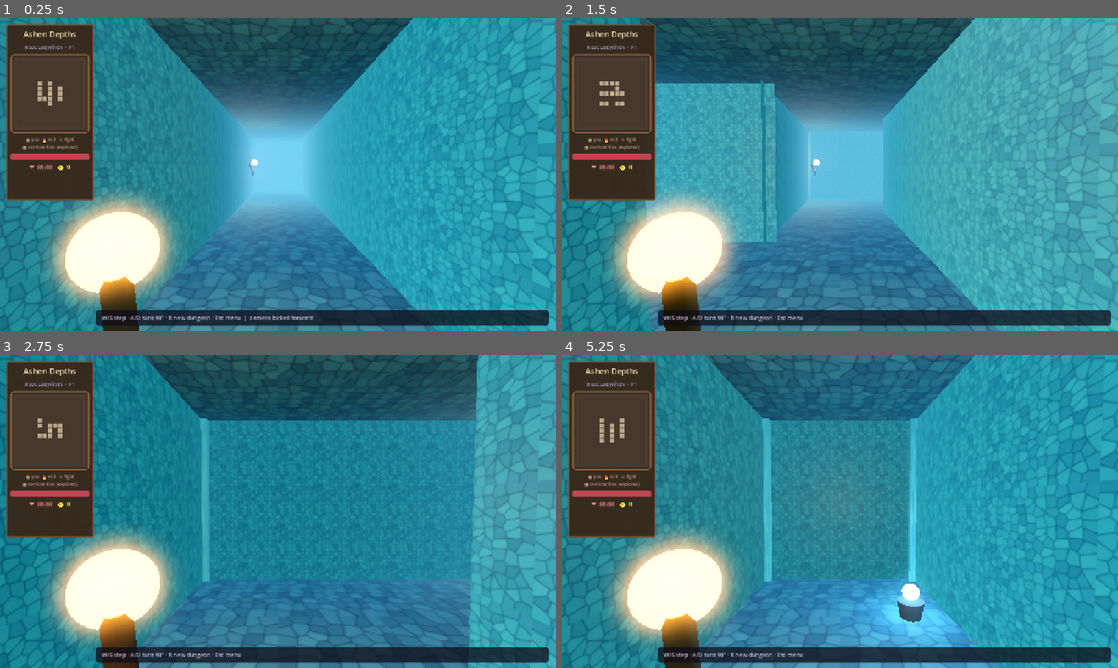
Above: before the commit, frames 1-4 (two rows, left to right).
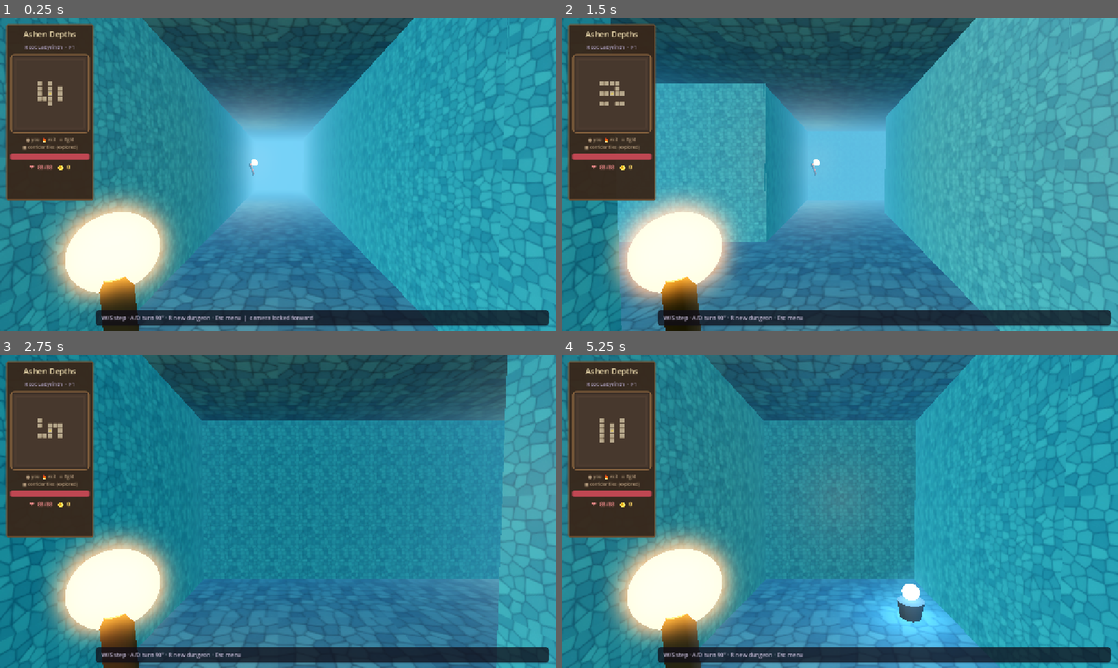
Above: after the commit, the same moments.

Repository: maikalpandas-lgtm/ashen-depths
Game: Godot game, scene res://scenes/main.tscn
Two runs of this game, one before a commit and one after it. Both use one fixed random seed, a clock stepped at 60 frames per second and the inputs below.
Inputs:
- Up to frame 1 (0.25 s): no input
- Up to frame 2 (1.5 s): tap Enter at 0.5 s; hold R (regenerate_dungeon) 0.53-1.28 s; hold W (move_forward) from 0.53 s (still down); tap Space at 1.25 s; tap R (regenerate_dungeon) at 1.35 s
- Up to frame 3 (2.75 s): keep holding W (move_forward); tap Enter at 2 s; hold R (regenerate_dungeon) from 2.03 s (still down)
- Up to frame 4 (5.25 s): keep holding W (move_forward); tap Space at 2.75, 4.25 s; release R (regenerate_dungeon) at 2.78 s; tap R (regenerate_dungeon) at 2.85, 4.35 s; tap Enter at 3.5 s; hold R (regenerate_dungeon) 3.53-4.28 s; hold R (regenerate_dungeon) from 5.03 s (still down)

The runs differ from the first frame. In frame 1, 6.8% of the frame differs, in the area x 0-100%, y 0-100%; in frame 2, 8.3%; in frame 3, 9.5%; in frame 4, 8.9%.

Commit message:
fix: clean wall corners without pillars or overhang
Remove corner boxes; walls are exact cell faces so L/T corners
meet at edges instead of protruding into the corridor.

Diff:
--- a/scripts/dungeon_generator.gd
+++ b/scripts/dungeon_generator.gd
@@ -415,17 +415,16 @@
 ## Art-first: floor/wall/ceiling as textured planes (painted look) + solid colliders.
 ## PlaneMesh is XZ facing +Y — floor needs NO rotate; ceiling flips 180° on X.
 func _build_art_corridor() -> void:
-	## Overlap all panels slightly so seams never open (black cracks).
-	var floor_span := cell_size * 1.08
+	## Floor/ceiling = exact cell span (+tiny epsilon). Walls meet at face edges — no pillars.
+	var floor_span := cell_size + 0.02
 	for y in range(grid_height):
 		for x in range(grid_width):
 			if not _is_walkable(_get_cell(x, y)):
 				continue
 			var world := cell_to_world(Vector2i(x, y))
-			# Floor — slight Y lift so wall bottoms tuck under
 			_add_plane(
 				geometry_root,
-				world + Vector3(0, 0.01, 0),
+				world + Vector3(0, 0.0, 0),
 				Vector2(floor_span, floor_span),
 				_floor_mat,
 				Vector3(0, 0, 0),
@@ -433,12 +432,11 @@
 			)
 			_add_solid_box(
 				world + Vector3(0, -0.25, 0),
-				Vector3(cell_size * 1.1, 0.5, cell_size * 1.1)
+				Vector3(cell_size, 0.5, cell_size)
 			)
-			# Ceiling overlaps walls
 			_add_plane(
 				geometry_root,
-				world + Vector3(0, wall_height - 0.01, 0),
+				world + Vector3(0, wall_height, 0),
 				Vector2(floor_span, floor_span),
 				_ceiling_mat,
 				Vector3(180, 0, 0),
@@ -446,56 +444,34 @@
 			)
 			_add_solid_box(
 				world + Vector3(0, wall_height + 0.2, 0),
-				Vector3(cell_size * 1.1, 0.4, cell_size * 1.1)
+				Vector3(cell_size, 0.4, cell_size)
 			)
 			_maybe_wall_plane(x, y, 1, 0, world)
 			_maybe_wall_plane(x, y, -1, 0, world)
 			_maybe_wall_plane(x, y, 0, 1, world)
 			_maybe_wall_plane(x, y, 0, -1, world)
-			_fill_cell_corners(x, y, world)
 
 
 func _maybe_wall_plane(x: int, y: int, dx: int, dy: int, world: Vector3) -> void:
 	if _is_walkable(_get_cell(x + dx, y + dy)):
 		return
-	# Almost flush; slight inset; OVERLAP neighbors so no black slits
-	var edge := cell_size * 0.5 - 0.01
+	# Exact cell face: width = cell_size so L-corners meet at an edge (no pillars, no overhang).
+	var edge := cell_size * 0.5
 	var pos := world + Vector3(float(dx) * edge, wall_height * 0.5, float(dy) * edge)
 	var into := Vector3(-float(dx), 0.0, -float(dy))
-	_add_wall_plane(pos, into, cell_size * 1.14, wall_height + 0.16, _wall_mat)
-
-
-func _fill_cell_corners(x: int, y: int, world: Vector3) -> void:
-	## Square pillars where two wall sides meet — cleans L/T corners.
-	var pairs: Array = [
-		[Vector2i(1, 0), Vector2i(0, -1), Vector3(1, 0, -1)],
-		[Vector2i(1, 0), Vector2i(0, 1), Vector3(1, 0, 1)],
-		[Vector2i(-1, 0), Vector2i(0, -1), Vector3(-1, 0, -1)],
-		[Vector2i(-1, 0), Vector2i(0, 1), Vector3(-1, 0, 1)],
-	]
-	var half := cell_size * 0.5 - 0.02
-	var pillar := 0.22
-	for p in pairs:
-		var d0: Vector2i = p[0]
-		var d1: Vector2i = p[1]
-		var off: Vector3 = p[2]
-		var wall0 := not _is_walkable(_get_cell(x + d0.x, y + d0.y))
-		var wall1 := not _is_walkable(_get_cell(x + d1.x, y + d1.y))
-		if not (wall0 and wall1):
-			continue
-		var pos := world + Vector3(off.x * half, wall_height * 0.5, off.z * half)
-		_add_textured_box(pos, Vector3(pillar, wall_height + 0.16, pillar), _wall_mat)
+	# Epsilon only — closes raster gaps without sticking into the corridor
+	_add_wall_plane(pos, into, cell_size + 0.02, wall_height, _wall_mat)
 
 
 func _add_wall_plane(pos: Vector3, face_into: Vector3, width: float, height: float, mat: Material) -> void:
-	## Single-sided wall into corridor; overlapping width kills slits.
+	## Single-sided wall on the cell face; neighbors share edges cleanly.
 	var mi := MeshInstance3D.new()
 	var st := SurfaceTool.new()
 	st.begin(Mesh.PRIMITIVE_TRIANGLES)
 	var hw := width * 0.5
 	var hh := height * 0.5
-	var tile_u := width / cell_size * 2.0
-	var tile_v := height / wall_height * 2.0
+	var tile_u := 2.0
+	var tile_v := 2.0
 	_quad_uv_rect(
 		st,
 		Vector3(-hw, -hh, 0), Vector3(hw, -hh, 0), Vector3(hw, hh, 0), Vector3(-hw, hh, 0),
@@ -505,19 +481,20 @@
 	mi.mesh = st.commit()
 	mi.material_override = mat
 	mi.cast_shadow = GeometryInstance3D.SHADOW_CASTING_SETTING_OFF
-	# Prefer closer polygons when they overlap (seams)
-	mi.sorting_offset = 0.01
 
 	var yaw := 0.0
 	if absf(face_into.x) > 0.5:
 		yaw = -PI * 0.5 if face_into.x > 0.0 else PI * 0.5
 	else:
 		yaw = 0.0 if face_into.z < 0.0 else PI
-	mi.transform = Transform3D(Basis.from_euler(Vector3(0, yaw, 0)), pos)
+	# Nudge 1cm into the wall (away from corridor) so face is not inside the walk volume
+	var pos_nudge := pos - face_into * 0.01
+	mi.transform = Transform3D(Basis.from_euler(Vector3(0, yaw, 0)), pos_nudge)
 	geometry_root.add_child(mi)
 
-	var col_size := Vector3(width, height, 0.45) if absf(face_into.z) > 0.5 else Vector3(0.45, height, width)
-	_add_solid_box(pos + face_into * -0.08, col_size)
+	# Thin collider behind the face (outside walk space)
+	var col_size := Vector3(width, height, 0.2) if absf(face_into.z) > 0.5 else Vector3(0.2, height, width)
+	_add_solid_box(pos - face_into * 0.12, col_size)
 
 
 func _quad_uv_rect(
